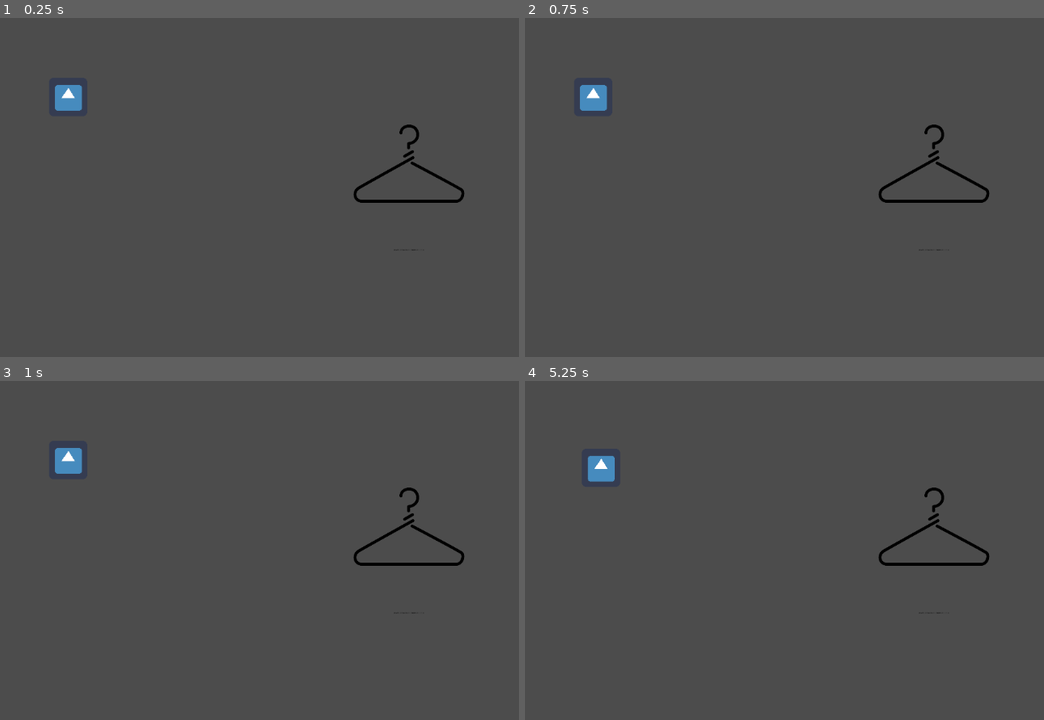
Above: before the commit, frames 1-4 (two rows, left to right).
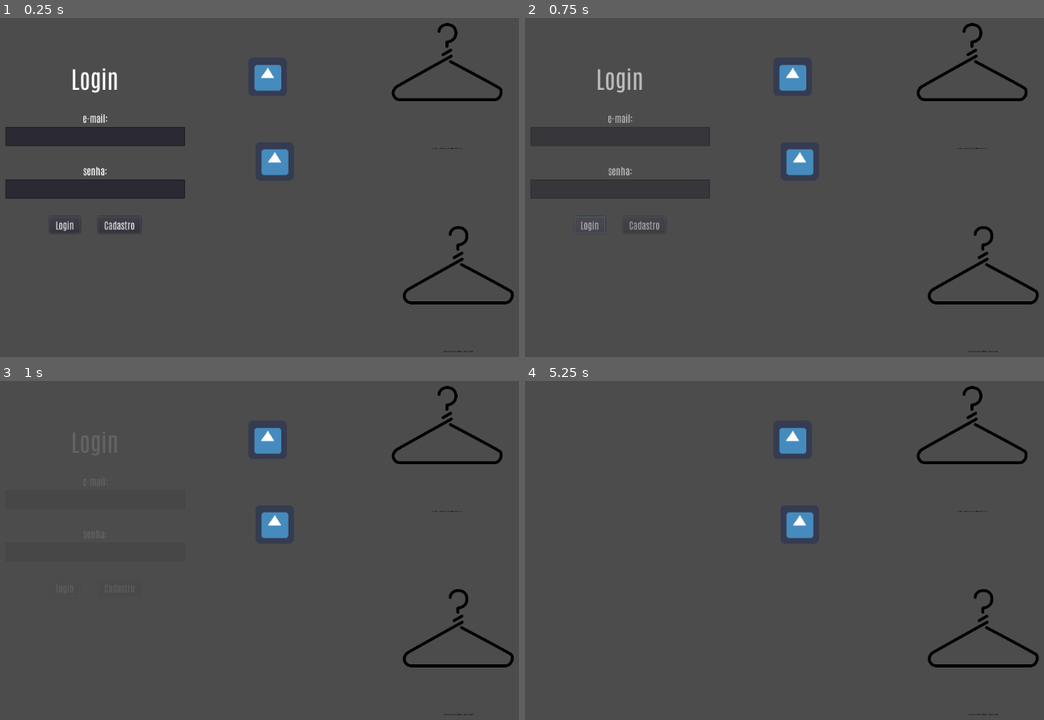
Above: after the commit, the same moments.

Repository: ViniciusMeirelles/Narniotron
Game: Godot game, scene res://Simulacao/TesteSimulador.tscn
The game is run twice, just before and just after one commit, with the same random seed, the same clock (stepped at 60 frames per second) and the same inputs. This scene is started directly instead of the project's main scene. The engine's default icon, where the game draws it, is replaced by a stand-in: a white triangle on a blue panel in a dark square.
Inputs (mouse positions are in pixels of both pictures, inside the frame that each line leads up to):
- Up to frame 1 (0.25 s): no input
- Up to frame 2 (0.75 s): click (587, 224) at 0.5 s, where only the run after the commit has a clickable "Login"
- Up to frame 3 (1 s): no input
- Up to frame 4 (5.25 s): move the mouse to (592, 458) at 1.27 s; click (592, 458) at 1.42 s; tap Enter at 2, 3.5, 5 s; move the mouse to (665, 553) at 2.02 s; click (665, 553) at 2.17 s; tap Space at 2.75, 4.25 s; move the mouse to (857, 438) at 2.77 s; click (857, 438) at 2.92 s; move the mouse to (763, 618) at 3.52 s; click (763, 618) at 3.67 s; move the mouse to (986, 597) at 4.27 s; click (986, 597) at 4.42 s; move the mouse to (602, 469) at 5.02 s; click (602, 469) at 5.17 s

The runs differ from the first frame. In frame 1, 7.4% of the frame differs, in the area x 1-100%, y 1-99%; in frame 2, 3.7%; in frame 3, 2.9%; in frame 4, 2.9%.

Commit message:
Mudanças na simulação.

Diff:
--- a/Espelho/Espelho.tscn
+++ b/Espelho/Espelho.tscn
@@ -1,28 +1,6 @@
-[gd_scene load_steps=6 format=2]
+[gd_scene load_steps=2 format=2]
 
 [ext_resource path="res://Espelho/Espelho.gd" type="Script" id=1]
-[ext_resource path="res://Espelho/Interface/TelaLogin.tscn" type="PackedScene" id=2]
-[ext_resource path="res://Espelho/Interface/TelaPagamento.tscn" type="PackedScene" id=3]
-[ext_resource path="res://Espelho/Interface/TelaRodizio.tscn" type="PackedScene" id=4]
-[ext_resource path="res://Espelho/Interface/TelaPreferencias.tscn" type="PackedScene" id=5]
 
 [node name="Espelho" type="Node"]
 script = ExtResource( 1 )
-
-[node name="ControladorInterface" type="Control" parent="."]
-anchor_right = 1.0
-anchor_bottom = 1.0
-__meta__ = {
-"_edit_use_anchors_": false
-}
-
-[node name="TelaLogin" parent="ControladorInterface" instance=ExtResource( 2 )]
-
-[node name="TelaPagamento" parent="ControladorInterface" instance=ExtResource( 3 )]
-visible = false
-
-[node name="TelaPreferencias" parent="ControladorInterface" instance=ExtResource( 5 )]
-visible = false
-
-[node name="TelaRodizio" parent="ControladorInterface" instance=ExtResource( 4 )]
-visible = false
--- /dev/null
+++ b/Espelho/Interface/InterfaceUsuario.tscn
@@ -0,0 +1,24 @@
+[gd_scene load_steps=5 format=2]
+
+[ext_resource path="res://Espelho/Interface/TelaPagamento.tscn" type="PackedScene" id=1]
+[ext_resource path="res://Espelho/Interface/TelaLogin.tscn" type="PackedScene" id=2]
+[ext_resource path="res://Espelho/Interface/TelaRodizio.tscn" type="PackedScene" id=3]
+[ext_resource path="res://Espelho/Interface/TelaPreferencias.tscn" type="PackedScene" id=4]
+
+[node name="InterfaceUsuario" type="Control"]
+anchor_right = 1.0
+anchor_bottom = 1.0
+__meta__ = {
+"_edit_use_anchors_": false
+}
+
+[node name="TelaLogin" parent="." instance=ExtResource( 2 )]
+
+[node name="TelaPagamento" parent="." instance=ExtResource( 1 )]
+visible = false
+
+[node name="TelaPreferencias" parent="." instance=ExtResource( 4 )]
+visible = false
+
+[node name="TelaRodizio" parent="." instance=ExtResource( 3 )]
+visible = false
--- a/Espelho/Interface/Scripts/TelaLogin.gd
+++ b/Espelho/Interface/Scripts/TelaLogin.gd
@@ -1,6 +1,7 @@
 extends Control
 
-onready var espelho = get_parent().get_parent()
+export(NodePath) var caminho_espelho
+onready var espelho = get_node(caminho_espelho)
 
 
 func _ready():
--- a/Espelho/Interface/Scripts/TelaPagamento.gd
+++ b/Espelho/Interface/Scripts/TelaPagamento.gd
@@ -1,6 +1,7 @@
 extends Control
 
-onready var espelho = get_parent().get_parent()
+export(NodePath) var caminho_espelho
+onready var espelho = get_node(caminho_espelho)
 
 
 func _ready():
--- a/Espelho/Interface/Scripts/TelaPreferencias.gd
+++ b/Espelho/Interface/Scripts/TelaPreferencias.gd
@@ -1,6 +1,7 @@
 extends Control
 
-onready var espelho = get_parent().get_parent()
+export(NodePath) var caminho_espelho
+onready var espelho = get_node(caminho_espelho)
 
 
 # Esta funcao recebe um array das cores, das marcas e dos estilos que o usuario
--- a/Espelho/Interface/Scripts/TelaRodizio.gd
+++ b/Espelho/Interface/Scripts/TelaRodizio.gd
@@ -1,6 +1,7 @@
 extends Control
 
-onready var espelho = get_parent().get_parent()
+export(NodePath) var caminho_espelho
+onready var espelho = get_node(caminho_espelho)
 
 
 func _ready():
--- a/Espelho/Interface/TelaPreferencias.tscn
+++ b/Espelho/Interface/TelaPreferencias.tscn
@@ -51,7 +51,6 @@
 __meta__ = {
 "_edit_use_anchors_": false
 }
-ativar_teste = true
 
 [node name="Fundo" type="ColorRect" parent="."]
 anchor_right = 1.0
--- a/Simulacao/Cabide/CabideSimulado.gd
+++ b/Simulacao/Cabide/CabideSimulado.gd
@@ -1,7 +1,7 @@
 extends Node2D
 
-signal roupa_devolvida(roupa)
+var produto
 
 func _on_Area2D_area_entered(area):
-	emit_signal("roupa_devolvida", area.get_parent())
-	print("ROUPA DEVOLVIDA!!")
+	produto = area.get_parent().get_node("Produto")
+	print("ROUPA RECONHECIDA!!")
--- a/Simulacao/Cabide/CabideSimulado.tscn
+++ b/Simulacao/Cabide/CabideSimulado.tscn
@@ -22,5 +22,6 @@
 
 [node name="Sprite" type="Sprite" parent="."]
 scale = Vector2( 0.3, 0.3 )
+z_index = -1
 texture = ExtResource( 1 )
 [connection signal="area_entered" from="Area2D" to="." method="_on_Area2D_area_entered"]
--- a/Simulacao/TesteSimulador.tscn
+++ b/Simulacao/TesteSimulador.tscn
@@ -1,12 +1,56 @@
-[gd_scene load_steps=3 format=2]
+[gd_scene load_steps=7 format=2]
 
-[ext_resource path="res://Simulacao/Roupa/RoupaSimulada.tscn" type="PackedScene" id=1]
-[ext_resource path="res://Simulacao/Cabide/CabideSimulado.tscn" type="PackedScene" id=2]
+[ext_resource path="res://Simulacao/Cabide/CabideSimulado.tscn" type="PackedScene" id=1]
+[ext_resource path="res://Simulacao/Roupa/RoupaSimulada.tscn" type="PackedScene" id=2]
+[ext_resource path="res://Camera/Camera.tscn" type="PackedScene" id=3]
+[ext_resource path="res://Cabideira/Cabideira.tscn" type="PackedScene" id=4]
+[ext_resource path="res://Espelho/Espelho.tscn" type="PackedScene" id=5]
+[ext_resource path="res://Espelho/Interface/InterfaceUsuario.tscn" type="PackedScene" id=6]
 
-[node name="Node2D" type="Node2D"]
+[node name="Simulacao" type="Node2D"]
 
-[node name="CabideSimulado" parent="." instance=ExtResource( 2 )]
-position = Vector2( 772, 350.5 )
+[node name="InterfaceUsuario" parent="." instance=ExtResource( 6 )]
+margin_left = 97.5439
+margin_top = 179.952
+margin_right = 97.5439
+margin_bottom = 179.952
 
-[node name="RoupaSimulada" parent="." instance=ExtResource( 1 )]
-position = Vector2( 202.896, 238.936 )
+[node name="TelaLogin" parent="InterfaceUsuario" index="0"]
+caminho_espelho = NodePath("../../Sistema/Espelho")
+
+[node name="TelaPagamento" parent="InterfaceUsuario" index="1"]
+caminho_espelho = NodePath("../../Sistema/Espelho")
+
+[node name="TelaPreferencias" parent="InterfaceUsuario" index="2"]
+caminho_espelho = NodePath("../../Sistema/Espelho")
+
+[node name="TelaRodizio" parent="InterfaceUsuario" index="3"]
+caminho_espelho = NodePath("../../Sistema/Espelho")
+
+[node name="Sistema" type="Node2D" parent="."]
+
+[node name="Cabideira" parent="Sistema" instance=ExtResource( 4 )]
+
+[node name="Camera" parent="Sistema" instance=ExtResource( 3 )]
+
+[node name="Espelho" parent="Sistema" instance=ExtResource( 5 )]
+
+[node name="Roupas" type="Node2D" parent="."]
+
+[node name="RoupaSimulada" parent="Roupas" instance=ExtResource( 2 )]
+position = Vector2( 547.663, 346.571 )
+
+[node name="RoupaSimulada2" parent="Roupas" instance=ExtResource( 2 )]
+position = Vector2( 535.891, 205.3 )
+
+[node name="Cabides" type="Node2D" parent="."]
+
+[node name="CabideSimulado" parent="Cabides" instance=ExtResource( 1 )]
+position = Vector2( 854.408, 520.361 )
+
+[node name="CabideSimulado2" parent="Cabides" instance=ExtResource( 1 )]
+position = Vector2( 835.908, 180.639 )
+
+[editable path="InterfaceUsuario"]
+
+[editable path="Sistema/Espelho"]
